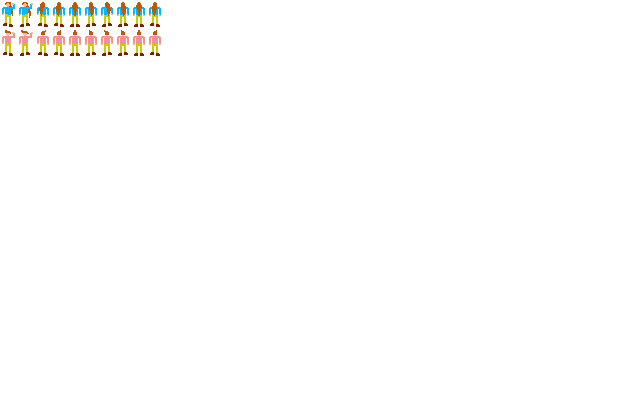
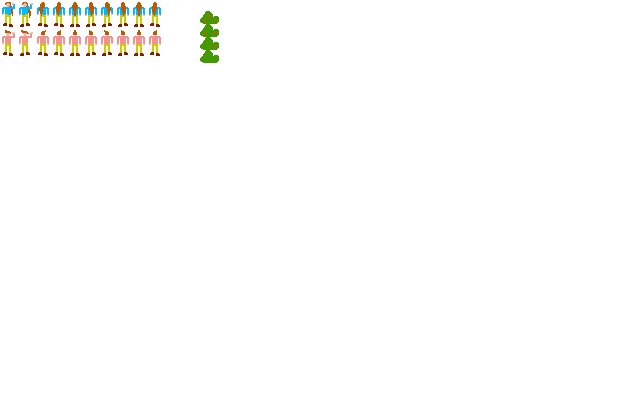
Layer changes from the first 640px x 400px image to the second:
painted on "Hintergrund" over [200, 11, 219, 63]
